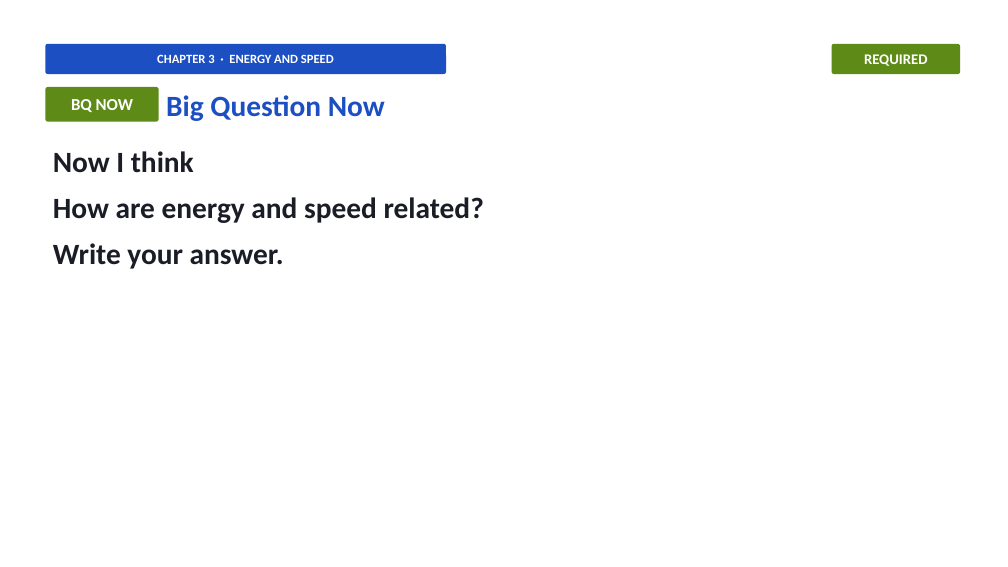
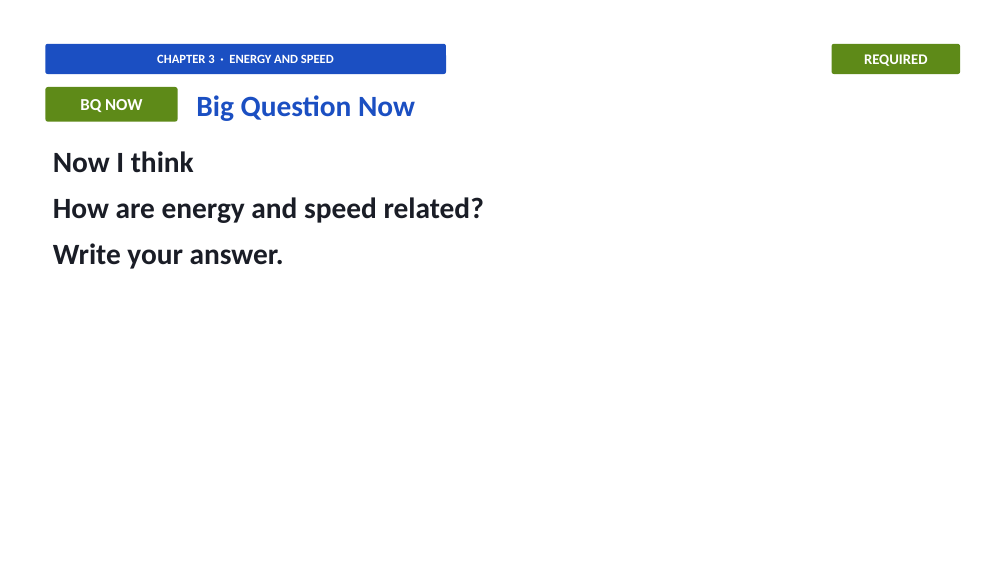
Before and after one commit to owenreagan-cyber/grade-4-energy-transfer-transformation, a slide deck: slide 38 of production/slides/03-ch3-energy-speed-slides.pptx. Drawn at 1008x567 pixels with LibreOffice and Linux fonts; fonts in the diff are those of the drawing. Boxes give left, top, right and bottom in pixels: in the first picture for what was removed or moved away, otherwise in the second. Text is boxed around its words. In the diff, an @@ line names an element or a change of style, - is before the commit and + after.

```diff
--- a/production/slides/03-ch3-energy-speed-slides.pptx
+++ b/production/slides/03-ch3-energy-speed-slides.pptx
@@ rounded rectangle "BQ NOW": place and size @@
-rounded rectangle "BQ NOW" at (45,87,159,122)
+rounded rectangle "BQ NOW" at (45,87,178,122)
@@ text "Big Question Now": place and size @@
-text "Big Question Now" at (166,95,385,121)
+text "Big Question Now" at (196,95,415,121)
```
Also in this commit, not shown: 39 other slides changed, 16 other files.
